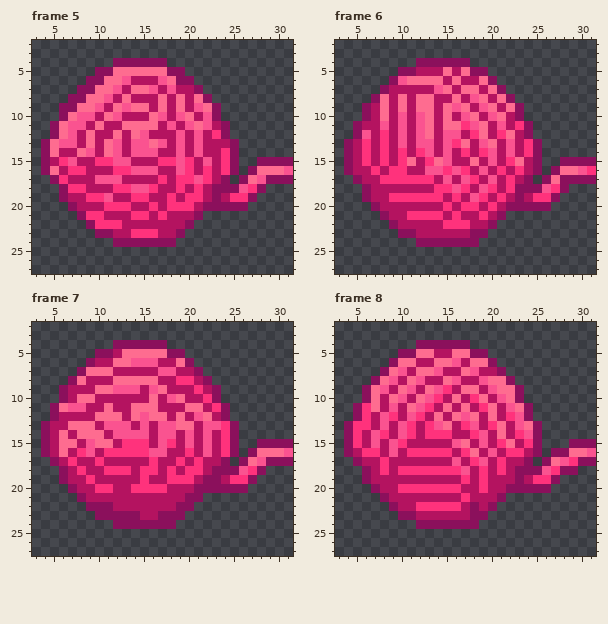
Edited in one commit: pixel-art file (Assets/Assety/PLAYER_wloczka/klebek/odwijanie_zawijanie/wloczka5_spin_anim.aseprite). The picture above was drawn from the file before the commit.
32x32 pixels, 8 frames. Shown: frame 5: x 3..31, y 2..27; frame 6: x 3..31, y 2..27; frame 7: x 3..31, y 2..27; frame 8: x 3..31, y 2..27. The commit also changed other frames, which this record leaves out.
New version:
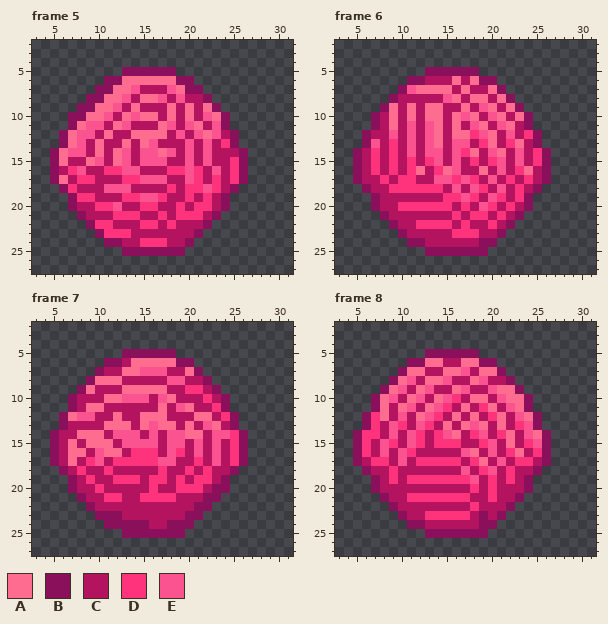
Palette (. is transparent): A #fe6c90  B #8b105c  C #b41360  D #ff327c  E #fa5390
Difference:
layer "ogonek" now hidden
Changed rows in their new state; - is an unchanged pixel.
Frame 5:
first column x 4:
 4 --------......--------------
 5 ------...BBBBB-.------------
 6 -----..BBAAAAA--------------
 7 ----..BBAAECC--AB-----------
 8 ---..BBAAE-AAE-E-C----------
 9 --..BBAAEC-C-CACAC----------
10 --.BBAAECAEA-CAC---AB-------
11 -..BAEE-AECCCA----CE--------
12 -.BAEE-AC--AAA----AECB------
13 ..BAECACCACAEC-CECE-D-------
14 .BAEECACAEC--AECECE-CCB-----
15 .BAC-AECA--EEECCE---CDB-....
16 .B--E--D-E-CC-DDEDCECDB.....
17 --A-DDCCCDDEEE-CEDCDCD-.....
18 ----C--EEECCC-DCD-EDC-...---
19 --.BD-CC-D-EEDC--CDCB...----
20 ------D-EC-D--C-CDDC-..-----
21 -----CC-DD-C---DDDCB--------
22 --------C--DD-D-CCB---------
23 -------DDDCCC--CCB----------
24 -------B-CCDDDCCB-----------
25 ---------BBBBBBB------------
Frame 6:
first column x 4:
 4 --------......--------------
 5 ------...BBBBB-.------------
 6 -----..BBCC---AB------------
 7 ----..BEAAA---C-------------
 8 ---..BC-CC-E--A-------------
 9 --..BACAC-ACC---------------
10 --.BCACAC-ACA------AB-------
11 -..BCACECEAC-C----AC--------
12 -.B-CECECEACAA-EACE-DB------
13 ..BECDCEC-ACEE-D--DAC-------
14 .BCDCDCEC-ECE-AC-ACECDB-----
15 .BCDCDCD--ECE-D-DECE-DB-....
16 .B----CDACDA-C-A-E--ACB.....
17 -----C--CCE-D-------DC-.....
18 -----DDDDD-C-CEDCECDC-...---
19 --.B-CCCCCCD-EDCE--DB...----
20 ------DDDDD---CE--DC-..-----
21 -------CCCC---D--DCB--------
22 --------DDD-C---DCB---------
23 -------C----DDDCCB----------
24 -------B-CCCCCCBB-----------
25 ---------BBBBBBB------------
Frame 7:
first column x 4:
 4 --------......--------------
 5 ------...BBBBB-.------------
 6 -----..BBCAAAAAB------------
 7 ----..BC-AAEE-C-A-----------
 8 ---..BAA-CCCC-EEC-----------
 9 --..BACCCAAAA---D-----------
10 --.BCC-AAEEECEAC---CB-------
11 -..BCAAC--CCCA-E-C----------
12 -.BAEECC--CA---C-A--DB------
13 ..BCCC-AAA-AEAAC---AC-------
14 .BC--------CEC-EAACEEDB-----
15 .BC--A---EEEECEECECECDB-....
16 .BCAACEAAC--DCEDCECECDB.....
17 ---A-DE-DDDD-EEC---ECD-.....
18 --------CC-CCDC--CDCC-...---
19 --.B----DDDCDDC-CDDCB...----
20 -------C--CC-C-DDDC--..-----
21 -------DD--DDDD-CCBB--------
22 ------CC-------CCBB---------
23 ---------CC--CCCBB----------
24 -------B----CC-BB-----------
25 ---------BBBBBBB------------
Frame 8:
first column x 4:
 4 --------......--------------
 5 ------...BBBBB-.------------
 6 -----..BBA-CCA-B------------
 7 ----..BA-CCAAECAA-----------
 8 ---..BAECAAEC-A-CC----------
 9 --..BAECAECCAEC-------------
10 --.BAECAECAED-A----AB-------
11 -..BACAECAED----------------
12 -.BDACECAED--C--DAC-AB------
13 ..BDCEDCE-C--A-AC--DE-------
14 .BDDCECEDC-EA----DAC-AB-----
15 .BDCEDCED-DDDC-DEC---EB--...
16 .B-CECE-CCCC-E-----A-DB.....
17 ---D--E-DDDDD--A-E-DDC-.....
18 ----CDCCCCCCC---ECDCC-....--
19 --.B-D-DDDDDD-ECD-DCB...----
20 ------CCCCCCC-DCD-CC-..-----
21 -------DDDDDD---DCCB--------
22 --------CCCCC-D-CCB---------
23 -------C-DDDDDC-CB----------
24 -------B-CCCCCCBB-----------
25 ---------BBBBBBB------------
Pixel boxes of the changes (left, top, right, bottom) in both pictures:
changed: (41, 58, 293, 256)
changed: (344, 58, 596, 256)
changed: (41, 340, 293, 538)
changed: (344, 340, 596, 538)
